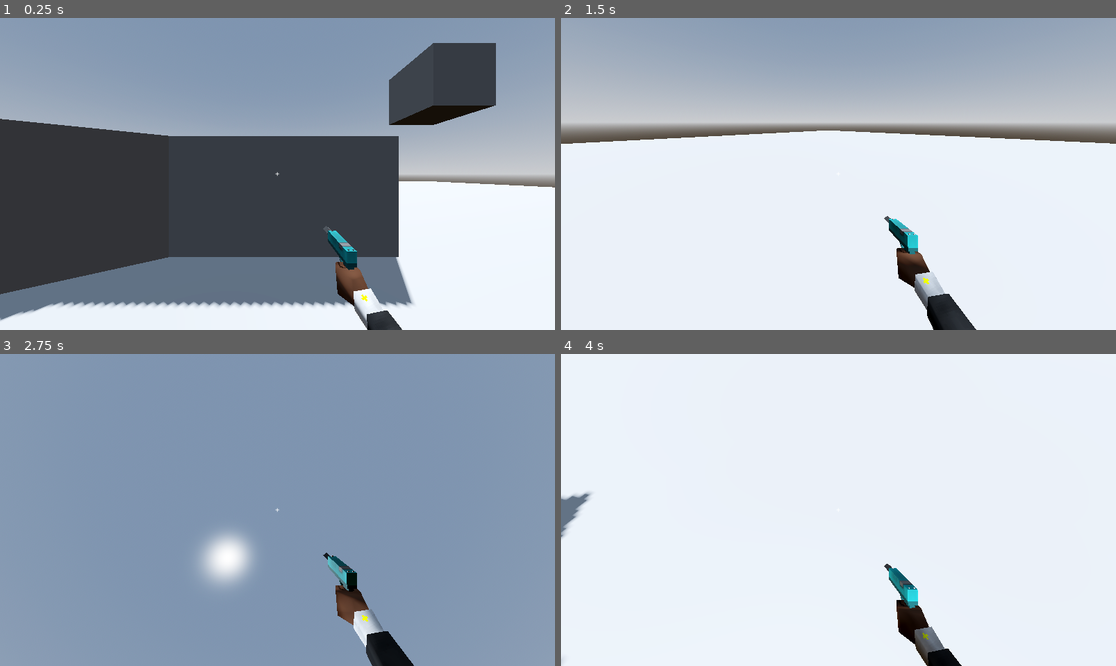
Above: before the commit, frames 1-4 (two rows, left to right).
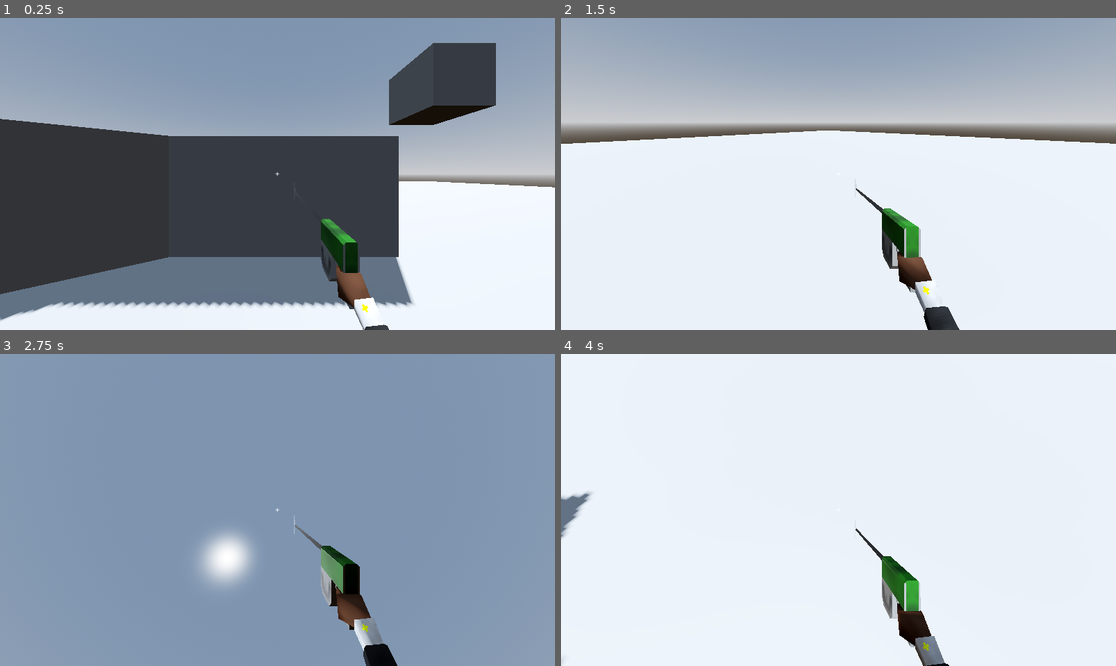
Above: after the commit, the same moments.

Repository: TheoLomeuBraga/kill-the-tower-boss
Game: Godot game, scene res://player/test_level.tscn
Two runs of this game, one before a commit and one after it. Both use one fixed random seed, a clock stepped at 60 frames per second and the inputs below. The project has no main scene, so this scene is started directly.
Inputs (mouse positions are in pixels of both pictures, inside the frame that each line leads up to):
- Up to frame 1 (0.25 s): no input
- Up to frame 2 (1.5 s): move the mouse to (960, 158) at 0.52 s; hold D (right) 0.53-1.28 s; tap W (foward) at 0.6 s; tap Space (jump) at 0.77, 0.8, 1.07, 1.35 s; move the mouse to (727, 189) at 1.27 s; hold S (back) from 1.28 s (still down)
- Up to frame 3 (2.75 s): tap Space (jump) at 1.52, 1.82, 2.3 s; tap W (foward) at 1.55, 2.1 s; move the mouse to (333, 441) at 2.02 s; release S (back) at 2.03 s; hold D (right) from 2.03 s (still down)
- Up to frame 4 (4 s): move the mouse to (810, 572) at 2.77 s; tap Down (look_down) at 2.85 s; tap Space (jump) at 3.02, 3.32, 3.77, 3.8 s; tap W (foward) at 3.05 s; move the mouse to (1005, 556) at 3.52 s; release D (right) at 3.53 s; hold A (left) from 3.53 s (still down); tap Left (look_left) at 3.6 s

The runs differ from the first frame. In frame 1, 1.6% of the frame differs, in the area x 57-73%, y 64-100%; in frame 2, 2.2%, in the area x 52-75%, y 51-100%; in frame 3, 1.8%; in frame 4, 1.7%.

Commit message:
add graple model

Diff:
--- /dev/null
+++ b/player/guns/grapple/grapple.tscn
@@ -0,0 +1,24 @@
+[gd_scene format=3 uid="uid://dalblk3e3mj8q"]
+
+[ext_resource type="PackedScene" uid="uid://dgt6fy64slmks" path="res://player/guns/grapple/grapple.glb" id="1_ox12o"]
+[ext_resource type="Script" uid="uid://uyx3n3xxv01s" path="res://player/guns/gun_model.gd" id="2_0cnga"]
+
+[node name="grapple" unique_id=279339877 node_paths=PackedStringArray("gun", "muzle", "arm_l", "pole_l", "hand_l", "arm_r", "pole_r", "hand_r") instance=ExtResource("1_ox12o")]
+script = ExtResource("2_0cnga")
+gun = NodePath("Armature")
+muzle = NodePath("Armature/Skeleton3D/Bone/muzle")
+arm_l = NodePath("arm_l")
+pole_l = NodePath("pole_l")
+hand_l = NodePath("hand_l")
+arm_r = NodePath("arm_r")
+pole_r = NodePath("pole_r")
+hand_r = NodePath("Armature/Skeleton3D/Bone/hand_r")
+
+[node name="Cube" parent="Armature/Skeleton3D/Bone" parent_id_path=PackedInt32Array(1313626128) index="0" unique_id=891251566]
+cast_shadow = 0
+
+[node name="Cylinder" parent="Armature/Skeleton3D/Bone" parent_id_path=PackedInt32Array(1313626128) index="1" unique_id=1851257835]
+cast_shadow = 0
+
+[node name="Plane" parent="Armature/Skeleton3D/Bone" parent_id_path=PackedInt32Array(1313626128) index="4" unique_id=2058074696]
+cast_shadow = 0
--- a/player/player_model/player_model.tscn
+++ b/player/player_model/player_model.tscn
@@ -3,13 +3,13 @@
 [ext_resource type="PackedScene" uid="uid://c0r50bboxsx0q" path="res://player/arms/arms.tscn" id="1_15fux"]
 [ext_resource type="Script" uid="uid://bphhxxguvjf8e" path="res://player/player_model/player_model.gd" id="1_r5r3n"]
 [ext_resource type="PackedScene" uid="uid://dqoy4sfpn04u4" path="res://player/guns/gun_animations.tscn" id="2_qfpg1"]
-[ext_resource type="PackedScene" uid="uid://1uip5jk8ugjy" path="res://player/guns/pistol/pistol.tscn" id="4_qu0w5"]
+[ext_resource type="PackedScene" uid="uid://dalblk3e3mj8q" path="res://player/guns/grapple/grapple.tscn" id="4_qu0w5"]
 
 [node name="PlayerModel" type="Node3D" unique_id=83597824 node_paths=PackedStringArray("arms", "gun_animations", "gun")]
 script = ExtResource("1_r5r3n")
 arms = NodePath("arms")
 gun_animations = NodePath("gun_animations")
-gun = NodePath("pistol")
+gun = NodePath("grapple")
 
 [node name="arms" parent="." unique_id=1183301295 instance=ExtResource("1_15fux")]
 
@@ -17,5 +17,4 @@
 transform = Transform3D(1, 0, 0, 0, 1, 0, 0, 0, 1, -0.181618, -0.06737061, 0.39411506)
 walk_speed = 2.0
 
-[node name="pistol" parent="." unique_id=1690220103 instance=ExtResource("4_qu0w5")]
-transform = Transform3D(0.9999999, 0.00033356211, 4.188193e-05, -0.00033355242, 0.99999994, -0.00023083377, -4.1958916e-05, 0.00023081979, 1, -0.181618, 0.02827151, 0.16970591)
+[node name="grapple" parent="." unique_id=423648041 instance=ExtResource("4_qu0w5")]
--- a/player/player_movement.gd
+++ b/player/player_movement.gd
@@ -25,6 +25,7 @@
 @export_category("grapple estate")
 
 @export var grapple_length : float = 2.0
+@export var grapple_range : float = 10.0
 @export var grapple_stffness : float = 10.0
 @export var grapple_damping : float = 1.0
 @export var grapple_raycast : RayCast3D
@@ -39,8 +40,6 @@
 
 	body.velocity.y -= gravity * delta
 
-	# https://www.youtube.com/watch?v=yWRHMOqoxGM
-
 	var t_dir : Vector3 = body.global_position.direction_to(grapple_place)
 	var t_dis : float = body.global_position.distance_to(grapple_place)
 
@@ -48,7 +47,7 @@
 
 	var force : Vector3 = Vector3.ZERO
 
-	if displacement > 0.0:
+	if displacement > 0.0 and t_dis < grapple_range:
 		var sf_magnetude : float = grapple_stffness * displacement
 		var sf : Vector3 = t_dir * sf_magnetude
 
@@ -57,6 +56,8 @@
 
 		force = sf + danping
 
+
+	var input_dir : Vector3 = body.basis * Vector3(Input.get_axis("left","right"),0.0,Input.get_axis("foward","back")).normalized()
 
 	body.velocity += force * delta
 
@@ -136,6 +137,7 @@
 
 
 	#debug
-
+	'''
 	if Input.is_action_just_pressed("shot"):
 		launch_grapple()
+	'''
Binary file added: player/guns/grapple/grapple.glb
Not shown, added: player/guns/grapple/grapple.glb.import
Binary file added: player/guns/grapple/grapple.png
Not shown, added: player/guns/grapple/grapple.png.import
Binary file added: player/guns/grapple/grapple_grapple.png
Not shown, added: player/guns/grapple/grapple_grapple.png.import
Binary file added: player/guns/grapple/grapple_hook.png
Not shown, added: player/guns/grapple/grapple_hook.png.import
Not shown, added: player/guns/grapple/grapple.blend
Not shown, added: player/guns/grapple/grapple.blend1
